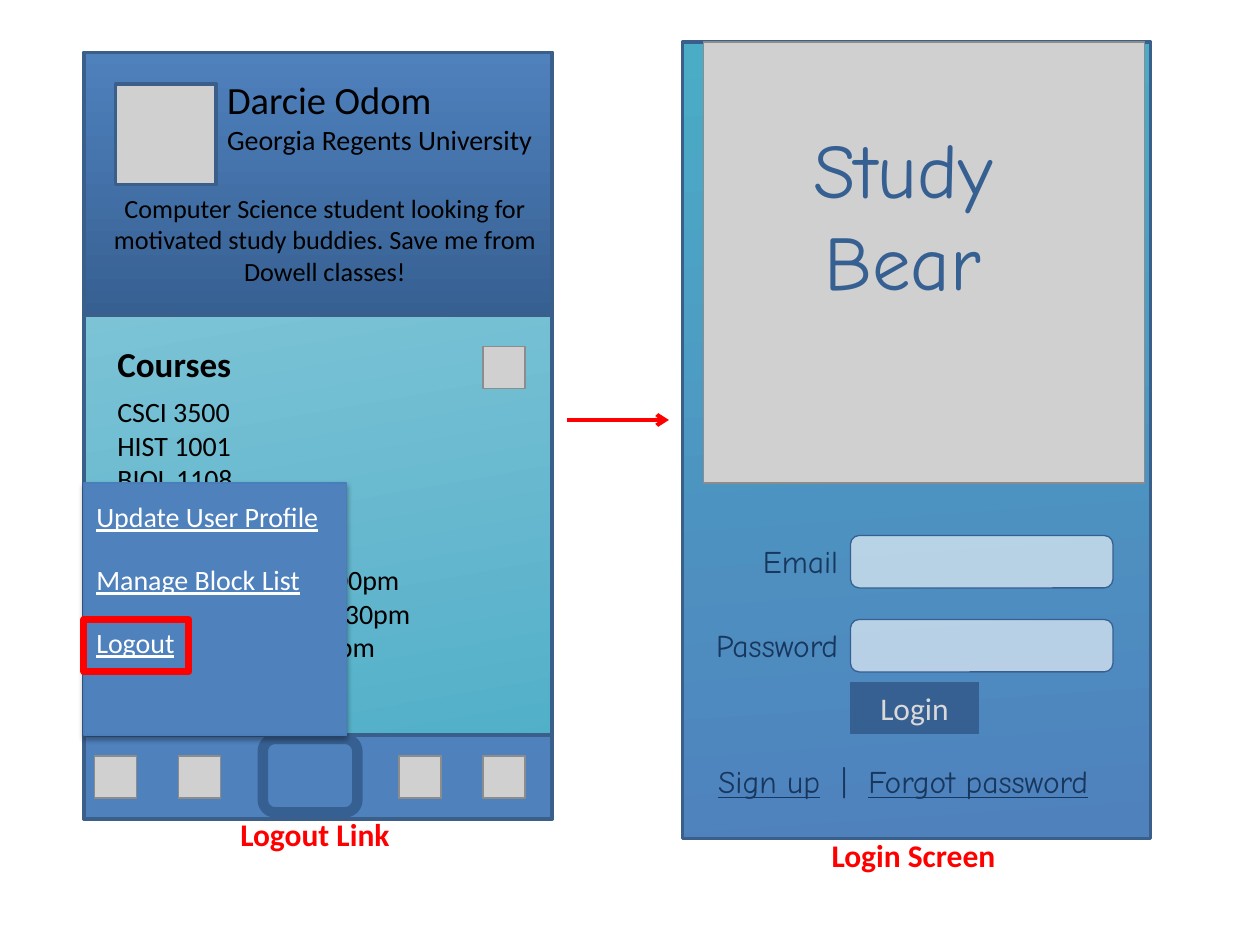
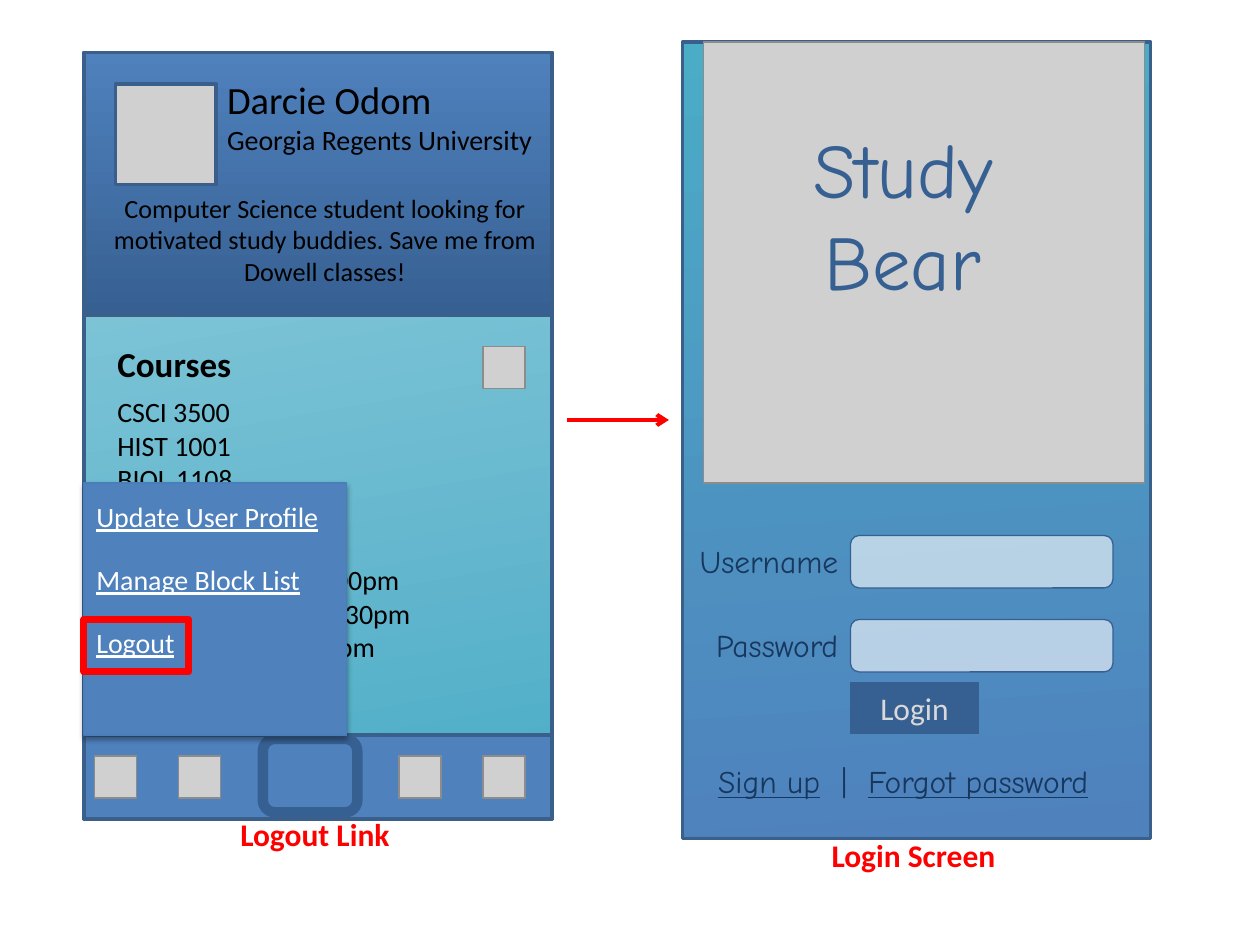
Before and after one commit to Cjreynol-zz/Study-Bear, a slide deck: slide 16 of docs/mock-ups/Mock-ups.pptx. Drawn at 1260x945 pixels with LibreOffice and Linux fonts; fonts in the diff are those of the drawing; grey boxes stand for pictures. Boxes give left, top, right and bottom in pixels: in the first picture for what was removed or moved away, otherwise in the second. Text is boxed around its words. In the diff, an @@ line names an element or a change of style, - is before the commit and + after.

```diff
--- a/docs/mock-ups/Mock-ups.pptx
+++ b/docs/mock-ups/Mock-ups.pptx
@@ text at [700,552,839,573]: text changed @@
-Email
+Username
```
Also in this commit, not shown: 11 other slides changed.
